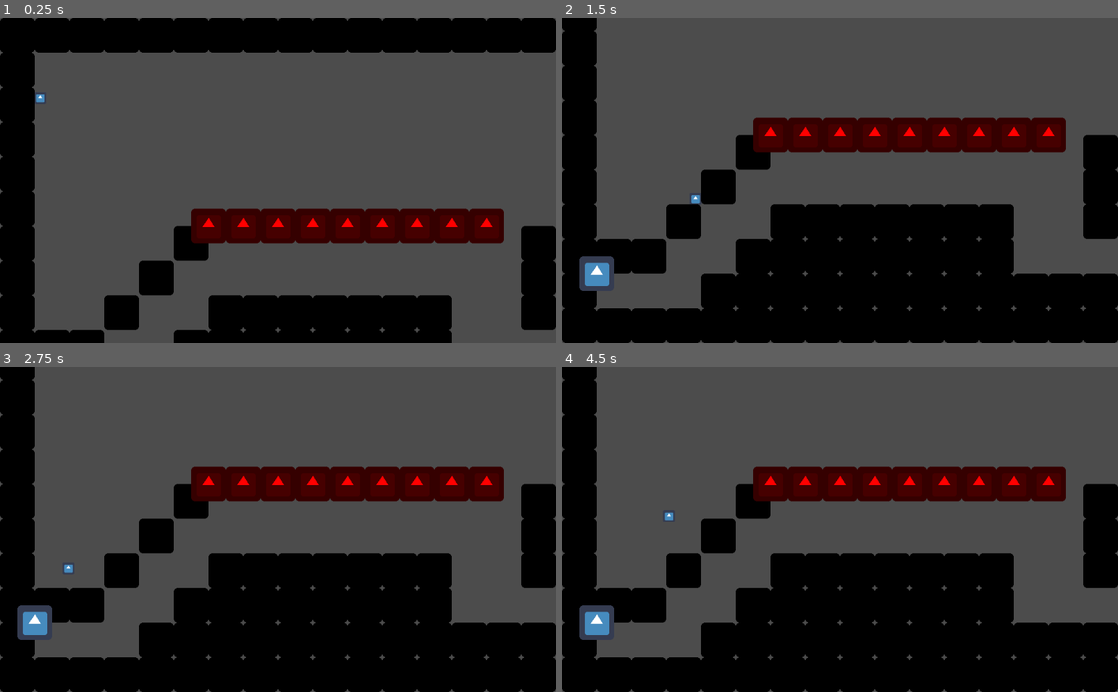
Above: before the commit, frames 1-4 (two rows, left to right).
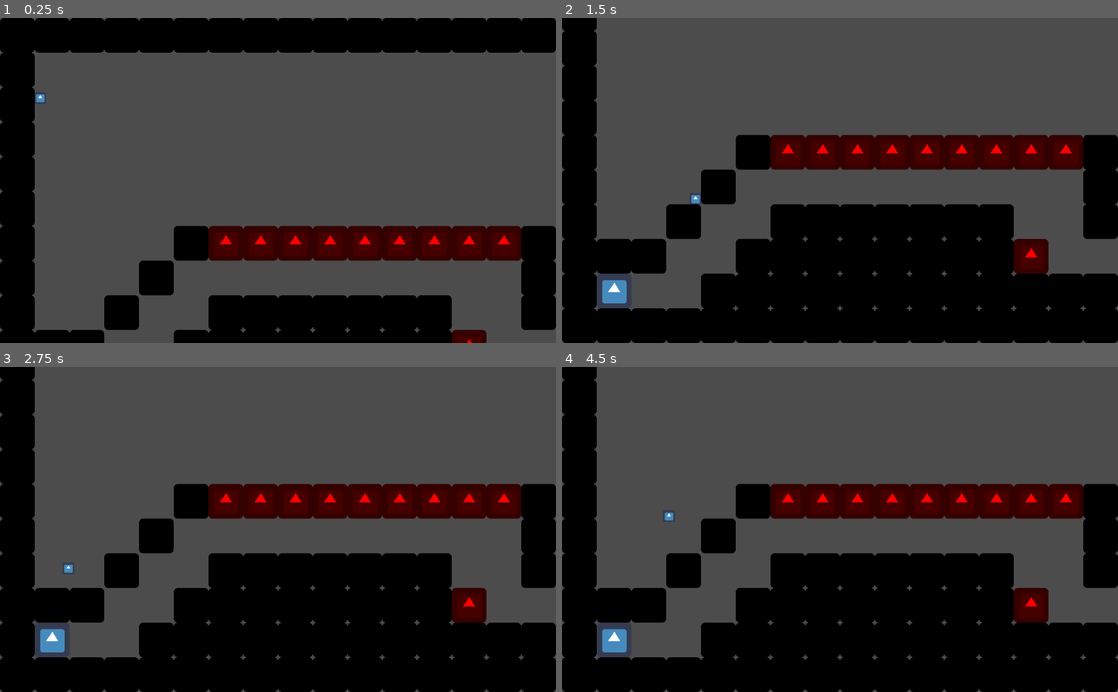
Above: after the commit, the same moments.

Repository: SomeSortOfSam/MeatballMayhem
Game: Godot game, scene res://Levels/Level01.tscn
Same seed, same stepped clock (60 frames per second), same inputs: the game is played once before the commit and once after it. The engine's default icon, where the game draws it, is replaced by a stand-in: a white triangle on a blue panel in a dark square.
Inputs:
- Up to frame 1 (0.25 s): no input
- Up to frame 2 (1.5 s): hold Right (ui_right) from 0.53 s (still down); tap Up (ui_up) at 0.77 s
- Up to frame 3 (2.75 s): tap Up (ui_up) at 1.52 s; release Right (ui_right) at 2.03 s; hold Left (ui_left) from 2.03 s (still down)
- Up to frame 4 (4.5 s): release Left (ui_left) at 2.78 s; hold Right (ui_right) 2.78-4.28 s; tap Up (ui_up) at 3.02, 3.77 s; tap Enter at 3.5 s; tap Space at 4.25 s; hold Left (ui_left) from 4.28 s (still down)

The runs differ from the first frame. In frame 1, 7.0% of the frame differs, in the area x 34-94%, y 58-100%; in frame 2, 8.3%, in the area x 3-94%, y 30-88%; in frame 3, 8.3%; in frame 4, 8.3%.

Commit message:
Offset fix

Diff:
--- a/Levels/Level01.tscn
+++ b/Levels/Level01.tscn
@@ -5,7 +5,7 @@
 [node name="Level" instance=ExtResource( 1 )]
 
 [node name="TileMap" parent="StaticBody2D" index="0"]
-tile_data = PoolIntArray( -65537, 0, 0, -131072, 0, 0, -1310 …(976 unchanged characters)…  0, 0, 458762, 0, 0, 458763, 0, 0, 458768, 0, 0, 589823, 0, 0, 524288, 3, 0, 524 …(445 unchanged characters)…
+tile_data = PoolIntArray( -65537, 0, 0, -131072, 0, 0, -1310 …(976 unchanged characters)…  0, 0, 458762, 0, 0, 458763, 0, 0, 458764, 1, 0, 458768, 0, 0, 589823, 0, 0, 524288, 3, 0, 524 …(445 unchanged characters)…
 nextLevel = "res://Levels/Level02.tscn"
 
 [node name="TopLeft" parent="Camera2D/Node" index="0"]
--- a/Levels/Level02.tscn
+++ b/Levels/Level02.tscn
@@ -7,4 +7,10 @@
 [node name="TileMap" parent="StaticBody2D" index="0"]
 tile_data = PoolIntArray( -65537, 0, 0, -131072, 0, 0, -131071, 0, 0, -131070, 0, 0, -131069, 0, 0, -131068, 0, 0, -131 …(1125 unchanged characters)…
 
+[node name="TopLeft" parent="Camera2D/Node" index="0"]
+position = Vector2( -64, -128 )
+
+[node name="BottomRight" parent="Camera2D/Node" index="1"]
+position = Vector2( 1088, 640 )
+
 [editable path="Camera2D"]
--- a/Tiles/TileMap.gd
+++ b/Tiles/TileMap.gd
@@ -23,7 +23,9 @@
 	for hurt in hurts:
 		var node = packedNode.instance()
 		get_tree().current_scene.call_deferred("add_child", node)
-		node.global_position = map_to_world(hurt)
+		var pos = map_to_world(hurt)
+		pos += Vector2.ONE*(cell_size/2)
+		node.global_position = pos
 		node.get_child(0).texture = tile_set.tile_get_texture(id)
 		set_cellv(hurt,-1)
 		nodes.push_back(node)
